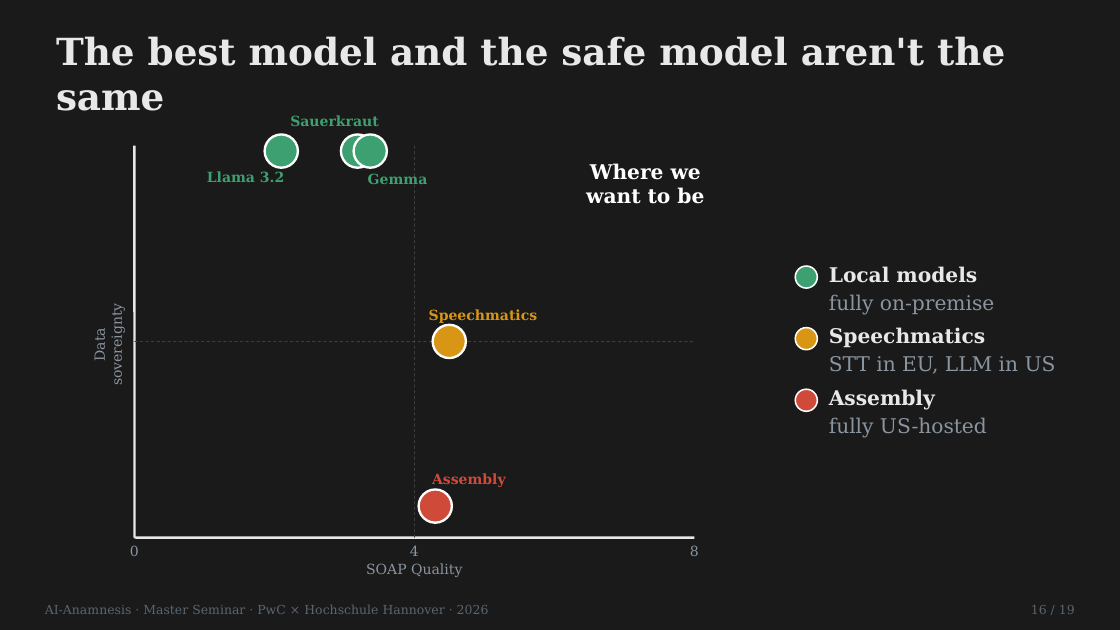
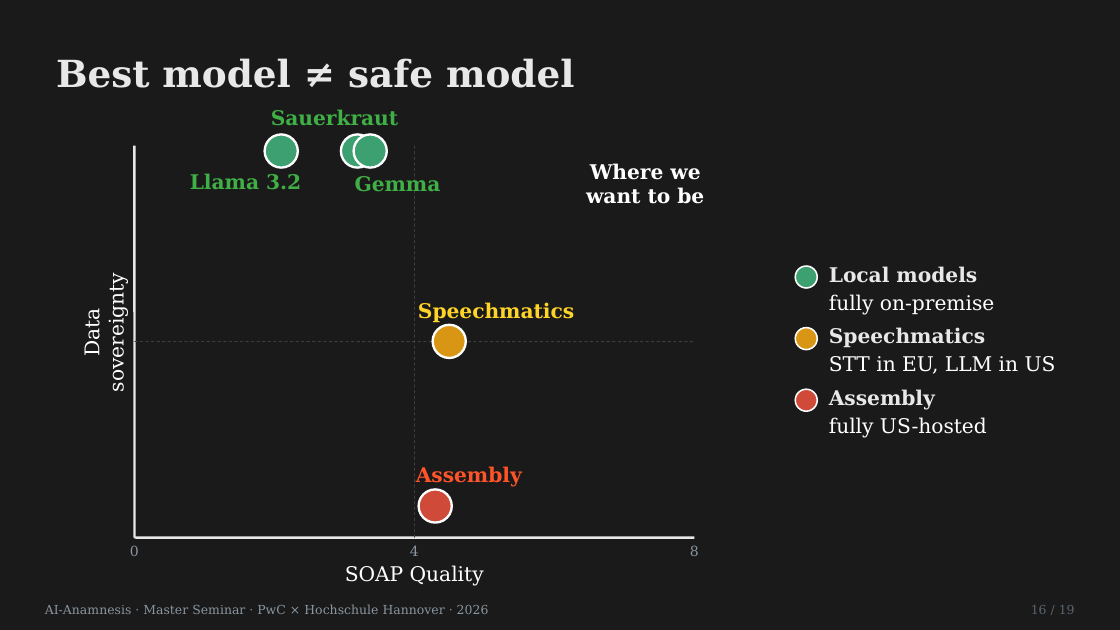
Before and after one commit to LeonardNid/Seminar_Anamnese, a slide deck: slide 18 of Präsi/AI_Anamnesis.pptx (slide 17 before the commit). Drawn at 1120x630 pixels with LibreOffice and Linux fonts; fonts in the diff are those of the drawing. Boxes give left, top, right and bottom in pixels: in the first picture for what was removed or moved away, otherwise in the second. Text is boxed around its words. In the diff, an @@ line names an element or a change of style, - is before the commit and + after.

```diff
--- a/Präsi/AI_Anamnesis.pptx
+++ b/Präsi/AI_Anamnesis.pptx
@@ text at (56,58,574,88): text changed @@
-The best model and the safe model aren't the same
+Best model ≠ safe model
@@ line (414, 146) - (414, 538): stroke #3A3D42 0.5 pt dashed to #3A3D42 0.51 pt dashed @@
@@ size 9 to 13 pt, text colour #3DA070 to #3FAF46 in 3 elements at (190,173,301,189), (271,109,398,125), (355,176,441,191) @@
@@ text "Data sovereignty" at (80,284,129,389): size 9 to 13 pt, text colour #8A95A0 to #FFFFFF @@
@@ text "Data sovereignty": place and size @@
-text "Data sovereignty" at (92,311,125,384)
+text "Data sovereignty" at (80,284,129,389)
@@ text "Speechmatics": place and size @@
-text "Speechmatics" at (429,309,538,323)
+text "Speechmatics" at (418,302,574,323)
@@ text "Speechmatics" at (418,302,574,323): size 9 to 13 pt, text colour #D89614 to #FFD428 @@
@@ text colour #8A95A0 to #FFFFFF in 3 elements at (829,294,994,315), (829,356,1056,374), (829,417,987,438) @@
@@ text "Assembly" at (416,466,522,487): size 9 to 13 pt, text colour #D04A3A to #FF5429 @@
@@ text "SOAP Quality" at (345,565,484,586): size 9 to 13 pt, text colour #8A95A0 to #FFFFFF @@
@@ text "AI-Anamnesis · Master Seminar · ..." at (45,604,489,614): text colour #5A6570 to #8A95A0 @@
```
Also in this commit, not shown: 19 other slides changed, 1 slide added, 1 other file.
